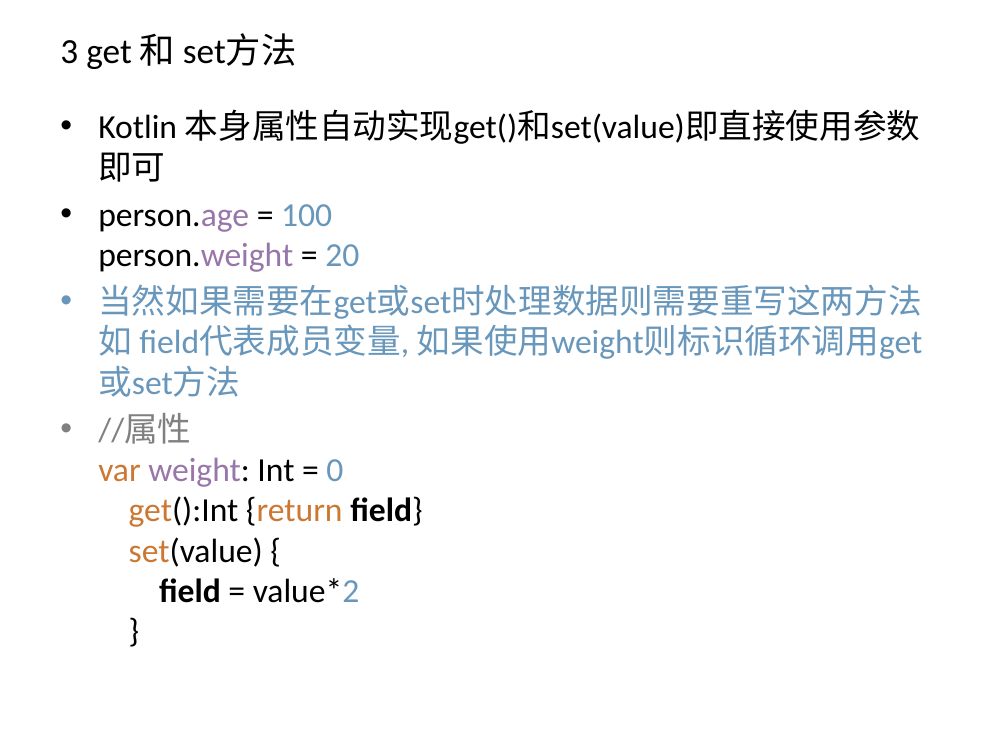
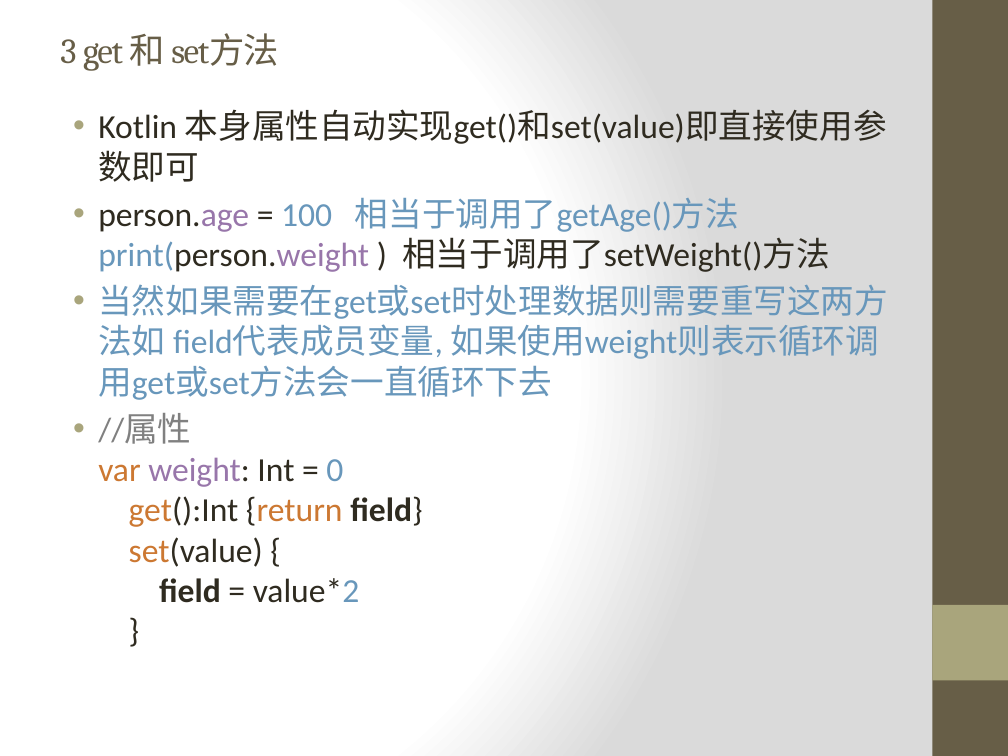
Before and after one commit to zxf2871/KotlinStudy, a slide deck: slide 16 of Kotlin初探.pptx. Drawn at 1008x756 pixels with LibreOffice and Linux fonts; fonts in the diff are those of the drawing. Boxes give left, top, right and bottom in pixels: in the first picture for what was removed or moved away, otherwise in the second. Text is boxed around its words. In the diff, an @@ line names an element or a change of style, - is before the commit and + after.

```diff
--- a/Kotlin初探.pptx
+++ b/Kotlin初探.pptx
@@ background #FFFFFF to gradient #FFFFFF to #DADADA @@
@@ rectangle added at [932, 0, 1008, 756], fill #675E47 @@
@@ title "3 get 和 set方法" at [60, 33, 278, 71]: font Calibri to Cambria, text colour #000000 to #675E47, letter spacing 0 to -1 pt @@
@@ text at [98, 109, 887, 603]: text colour #000000 to #2F2B20 in "Kotlin 本身属性自动实现get()和set(value)即直接使用参数即可", "weight: Int = get():Int {return field} set(value) ..."; indent changed @@
@@ text at [98, 197, 888, 359]: text changed @@
-• person.age = 100
-  person.weight = 20
-• 当然如果需要在get或set时处理数据则需要重写这两方法如 field代表成员变量, 如果使用weight则标识循环调用get或set方法
+• person.age = 100 相当于调用了getAge()方法
+  print(person.weight ) 相当于调用了setWeight()方法
+• 当然如果需要在get或set时处理数据则需要重写这两方法如 field代表成员变量, 如果使用weight则表示循环调用get或set方法会一直循环下去
@@ rectangle added at [932, 605, 1008, 680], fill #A9A57C @@
```
Also in this commit, not shown: 34 other slides changed, 1 slide removed, 1 other file.
